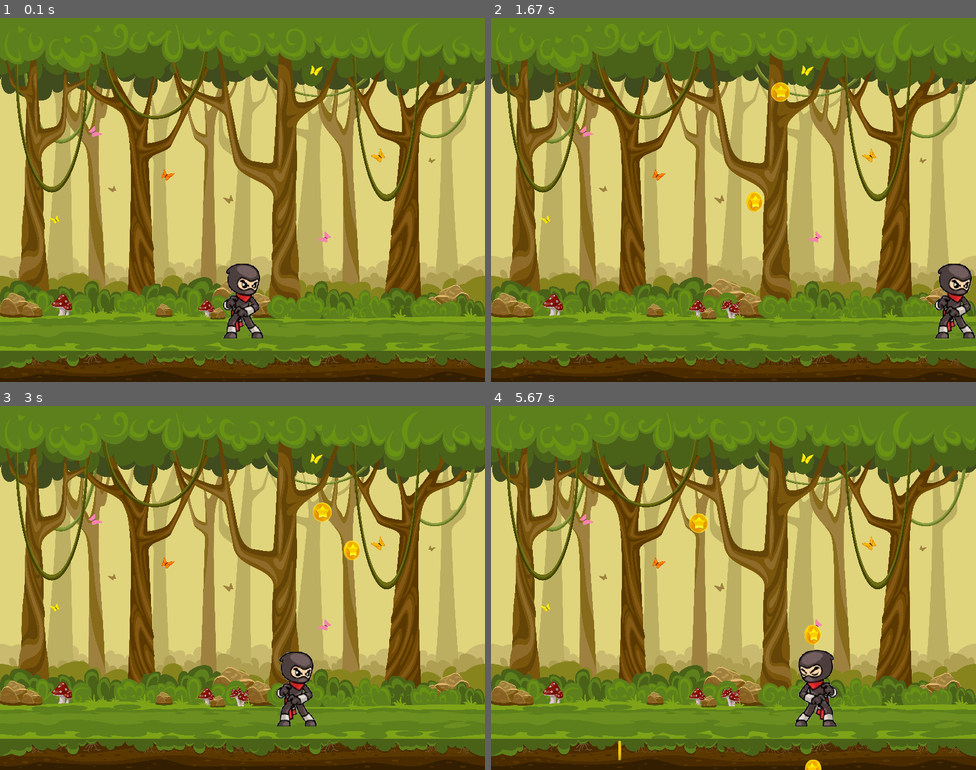
Above: before the commit, frames 1-4 (two rows, left to right).
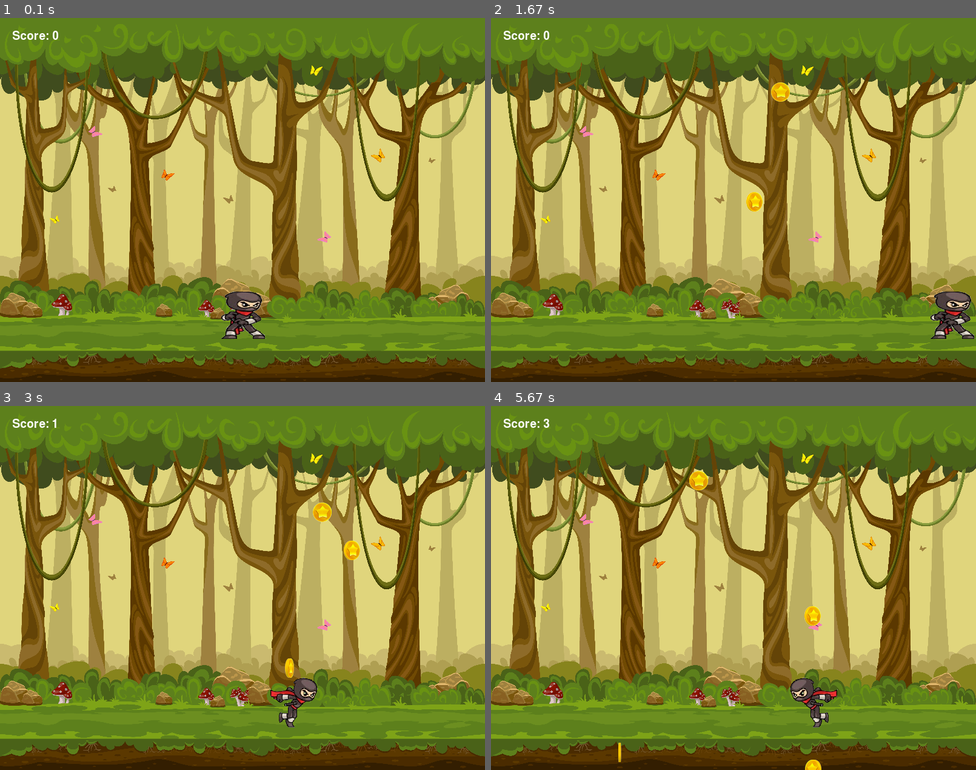
Above: after the commit, the same moments.

Repository: Rishabh-Chhangani/GUVI-Pygame-Game-Dev
Game: pygame game, started from dev.py
Two runs of this game, one before a commit and one after it. Both use one fixed random seed, a clock stepped at 60 frames per second and the inputs below.
Inputs:
- Up to frame 1 (0.1 s): no input
- Up to frame 2 (1.67 s): hold R 0.33-0.8 s; hold Right 0.33-0.8 s; hold Right 0.83-1.3 s; hold Right from 1.33 s (still down)
- Up to frame 3 (3 s): release Right at 1.8 s; hold Left 1.83-2.37 s; hold Left 2.4-2.8 s; hold Right from 2.83 s (still down)
- Up to frame 4 (5.67 s): release Right at 3.47 s; hold Left 3.5-3.97 s; hold Right 4-4.47 s; hold Right 4.5-4.97 s; hold Left 5-5.53 s; hold Left from 5.57 s (still down)

The runs differ from the first frame. In frame 1, 1.3% of the frame differs, in the area x 2-55%, y 3-89%; in frame 2, 1.3%; in frame 3, 1.3%; in frame 4, 2.1%, in the area x 2-72%, y 3-98%.

Commit message:
feat(gameplay): add running/catch animations, score HUD, and game-over logic
extend the player animation flow with running and catch states while keeping idle behavior intact
reuse the existing asset-loading and animation architecture instead of introducing a separate system
add score tracking and render the current score in the HUD
track missed coins and trigger game over after five misses
stop coin updates, collection, and player gameplay flow once the game-over state is reached
fix player placement drift during resize/fullscreen transitions by anchoring to the active window size
preserve the existing movement logic, coin respawn behavior, and project structure

Diff:
--- /dev/null
+++ b/skills-lock.json
@@ -0,0 +1,11 @@
+{
+  "version": 1,
+  "skills": {
+    "pygame-core": {
+      "source": "gamedev-skills/awesome-gamedev-agent-skills",
+      "sourceType": "github",
+      "skillPath": "skills/other-engines/pygame-core/SKILL.md",
+      "computedHash": "7b3df9d2af83bd71c8de477c3ebb0fd67ac6f8860eb00ec88dd13b971254bb0c"
+    }
+  }
+}
--- a/src/config.py
+++ b/src/config.py
@@ -14,7 +14,7 @@
 BG_IMAGE_FILE = "bg1.png"
 
 # Player Settings
-PLAYER_SIZE = (72, 129)  # display widhth and height in pixels
+PLAYER_SIZE = (79, 82)  # display widhth and height in pixels
 PLAYER_SPEED = 6
 PLAYER_BOTTOM_OFFSET = 70  # Pixels from the bottom of the screen
 PLAYER_ANIMATION_DELAY = 100  # milliseconds
@@ -25,9 +25,23 @@
     "idle_anim/idle4.png",
     "idle_anim/idle5.png"
 ]
+PLAYER_RUN_FRAME_NAMES = [
+    f"Runing/Run{i}.png" for i in range(1, 7)
+]
+PLAYER_CATCH_FRAME_NAMES = [
+    f"Catch/Catch{i}.png" for i in range(1, 4)
+]
 
 # Coin Settings
 COIN_SIZE = (32,32) # display width and height in pixels
 COIN_FRAME_NAMES = [f"coin{i}.png" for i in range(1, 8)]
 COIN_ANIMATION_DELAY = 125  # milliseconds for smooth natural rotation
 COIN_COUNT = 4  # Number of concurrent falling coins
+MAX_MISSED_COINS = 5
+
+# HUD Settings
+SCORE_FONT_SIZE = 28
+GAME_OVER_FONT_SIZE = 64
+HUD_COLOR = (255, 255, 255)
+GAME_OVER_COLOR = (255, 70, 70)
+SCORE_POSITION = (20, 20)
--- a/src/entities/coin.py
+++ b/src/entities/coin.py
@@ -25,6 +25,7 @@
         self.rect.center = (x, y)
         self.pos_y = float(self.rect.y)
         self.speed = speed
+        self.missed_this_update = False
 
     def reset(self, screen_width: int = 800) -> None:
         """Resets the coin above the screen at a randomized horizontal position and speed."""
@@ -39,6 +40,7 @@
     def update(self, screen_width: int = 800, screen_height: int = 600) -> None:
         """Updates downward falling kinematics and frame animation."""
         assert self.rect is not None
+        self.missed_this_update = False
         # Kinematics
         self.pos_y += self.speed
         self.rect.y = int(self.pos_y)
@@ -53,3 +55,4 @@
         # Screen loop
         if self.rect.top > screen_height:
             self.reset(screen_width)
+            self.missed_this_update = True
--- a/src/entities/player.py
+++ b/src/entities/player.py
@@ -13,10 +13,15 @@
         size : tuple[int, int] = PLAYER_SIZE,
         speed : int = PLAYER_SPEED,
         bottom_offset : int = PLAYER_BOTTOM_OFFSET,
-        animation_delay : int = PLAYER_ANIMATION_DELAY
+        animation_delay : int = PLAYER_ANIMATION_DELAY,
+        running_frames: list[pygame.Surface] | None = None,
+        catch_frames: list[pygame.Surface] | None = None,
     ):
         super().__init__()
         self.frames = frames
+        self.running_frames = running_frames if running_frames is not None else frames
+        self.catch_frames = catch_frames if catch_frames is not None else []
+        self.current_animation = self.frames
         self.current_frame = 0
         self.animation_delay = animation_delay
         self.last_update = pygame.time.get_ticks()
@@ -24,13 +29,27 @@
         self.speed = speed
         self.bottom_offset = bottom_offset
         self.facing_right = True
+        self.is_moving = False
+        self.is_catching = False
 
         self.image = self.frames[self.current_frame]
         self.rect = pygame.Rect(x, y, size[0], size[1])
 
+    def start_catch(self) -> None:
+        """Starts the one-shot catch animation when frames are available."""
+        if not self.catch_frames:
+            return
+
+        self.is_catching = True
+        self.current_frame = 0
+        self.last_update = pygame.time.get_ticks()
+        current_img = self.catch_frames[self.current_frame]
+        self.image = pygame.transform.flip(current_img, True, False) if not self.facing_right else current_img
+
     def handle_input(self, screen_width : int, screen_height : int):
         """Processes keyboard input for horizontal movement and locks vertical position."""
         assert self.rect is not None
+        start_x = self.rect.x
         keys = pygame.key.get_pressed()
 
         # Horizontal movement only (Arrow keys & A/D)
@@ -48,6 +67,8 @@
         if self.rect.right > screen_width:
             self.rect.right = screen_width
 
+        self.is_moving = self.rect.x != start_x
+
         # Fixed vertical axis (anchored 20px from bottom)
         self.rect.bottom = screen_height - self.bottom_offset
 
@@ -57,11 +78,33 @@
 
         # Update animation frame
         now = pygame.time.get_ticks()
-        if now - self.last_update > self.animation_delay:
-            self.current_frame = (self.current_frame + 1) % len(self.frames)
+        if self.is_catching:
+            if now - self.last_update > self.animation_delay:
+                self.current_frame += 1
+                self.last_update = now
+                if self.current_frame >= len(self.catch_frames):
+                    self.is_catching = False
+                    self.current_frame = 0
+
+            if self.is_catching:
+                current_img = self.catch_frames[self.current_frame]
+                if not self.facing_right:
+                    self.image = pygame.transform.flip(current_img, True, False)
+                else:
+                    self.image = current_img
+                return
+
+        animation = self.running_frames if self.is_moving else self.frames
+        if animation is not self.current_animation:
+            self.current_animation = animation
+            self.current_frame = 0
             self.last_update = now
 
-        current_img = self.frames[self.current_frame]
+        if now - self.last_update > self.animation_delay:
+            self.current_frame = (self.current_frame + 1) % len(self.current_animation)
+            self.last_update = now
+
+        current_img = self.current_animation[self.current_frame]
         if not self.facing_right:
             self.image = pygame.transform.flip(current_img, True, False)
         else:
--- a/src/game.py
+++ b/src/game.py
@@ -15,10 +15,11 @@
         pygame.init()
 
         # Display Setup
-        self.width = config.DEFAULT_WIDTH
-        self.height = config.DEFAULT_HEIGHT
+        self.width: int = config.DEFAULT_WIDTH
+        self.height: int = config.DEFAULT_HEIGHT
         self.is_resizable = True
         self.window : pygame.Surface = pygame.display.set_mode((self.width, self.height), pygame.RESIZABLE)
+        self.width, self.height = self.window.get_size()
         pygame.display.set_caption(config.CAPTION)
 
         # Asset Manager
@@ -35,6 +36,11 @@
         # Timing
         self.clock = pygame.time.Clock()
         self.running = True
+        self.score = 0
+        self.missed_coins = 0
+        self.game_over = False
+        self.score_font = pygame.font.Font(None, config.SCORE_FONT_SIZE)
+        self.game_over_font = pygame.font.Font(None, config.GAME_OVER_FONT_SIZE)
 
         # Initialize Entities
         self._init_entities()
@@ -43,8 +49,18 @@
         """Instantiates all player and world sprite entities."""
         # Player
         player_frames = self.assets.get_animation(config.PLAYER_FRAME_NAMES, size=config.PLAYER_SIZE)
+        player_running_frames = self.assets.get_animation(
+            config.PLAYER_RUN_FRAME_NAMES,
+            size=config.PLAYER_SIZE,
+        )
+        player_catch_frames = self.assets.get_animation(
+            config.PLAYER_CATCH_FRAME_NAMES,
+            size=config.PLAYER_SIZE,
+        )
         self.player: player_module.Player = player_module.Player(
             frames=player_frames,
+            running_frames=player_running_frames,
+            catch_frames=player_catch_frames,
             x=self.width // 2 - config.PLAYER_SIZE[0] // 2,
             y=self.height - config.PLAYER_SIZE[1] - config.PLAYER_BOTTOM_OFFSET,
             size=config.PLAYER_SIZE,
@@ -90,37 +106,66 @@
                 self.running = False
             elif event.type == pygame.VIDEORESIZE:
                 if self.is_resizable:
-                    self.width, self.height = event.w, event.h
-                    self.window = pygame.display.set_mode((self.width, self.height), pygame.RESIZABLE)
-                    self.bg_image = pygame.transform.scale(self.bg_raw, (self.width, self.height))
+                    self.window = pygame.display.set_mode((event.w, event.h), pygame.RESIZABLE)
+                    self._sync_drawable_size()
             elif event.type == pygame.KEYDOWN:
                 if event.key == pygame.K_r:
                     self.is_resizable = not self.is_resizable
                     mode_flag = pygame.RESIZABLE if self.is_resizable else 0
                     self.window = pygame.display.set_mode((self.width, self.height), mode_flag)
-                    self.bg_image = pygame.transform.scale(self.bg_raw, (self.width, self.height))
+                    self._sync_drawable_size()
                 elif event.key == pygame.K_F5:
                     self.reload_game_state()
 
+    def _sync_drawable_size(self) -> None:
+        """Keeps game dimensions aligned with the active display surface."""
+        drawable_size: tuple[int, int] = self.window.get_size()
+        if drawable_size != (self.width, self.height):
+            self.width, self.height = drawable_size
+            self.bg_image = pygame.transform.scale(self.bg_raw, drawable_size)
+
     def update(self):
         """Updates game state, kinematics, and collisions."""
-        # Update animated falling coins
+        self._sync_drawable_size()
+        if self.game_over:
+            return
+
+        # Update coins and count those that pass the bottom of the screen.
         for coin in self.coins_group:
             coin.update(self.width, self.height)
+            if coin.missed_this_update:
+                self.missed_coins += 1
+                if self.missed_coins >= config.MAX_MISSED_COINS:
+                    self.game_over = True
+                    break
+
+        if self.game_over:
+            return
 
         # Update player position and animation
         self.player.update(self.width, self.height)
 
         # Collision detection: When player collects a coin, coin disappears and respawns from top
         collected_coins = pygame.sprite.spritecollide(self.player, self.coins_group, False)
-        for coin in collected_coins:
-            coin.reset(self.width)
+        if collected_coins:
+            self.score += len(collected_coins)
+            self.player.start_catch()
+            for coin in collected_coins:
+                coin.reset(self.width)
 
     def draw(self):
         """Renders all game layers to the active window."""
         self.window.blit(self.bg_image, (0, 0))
         self.all_sprites.draw(self.window)
         self.player.draw(self.window)
+
+        score_surface = self.score_font.render(f"Score: {self.score}", True, config.HUD_COLOR)
+        self.window.blit(score_surface, config.SCORE_POSITION)
+        if self.game_over:
+            game_over_surface = self.game_over_font.render("GAME OVER", True, config.GAME_OVER_COLOR)
+            game_over_rect = game_over_surface.get_rect(center=(self.width // 2, self.height // 2))
+            self.window.blit(game_over_surface, game_over_rect)
+
         pygame.display.update()
 
     def run(self):
Binary file added: assets/OIP.png
Binary file added: assets/OIP.webp
Not shown, added: .agents/skills/pygame-core/SKILL.md
Not shown, added: .agents/skills/pygame-core/references/sprites-and-collision.md
Not shown, added: .github/copilot-instructionns.md
Not shown, added: .github/skills/pygame-development/skills.md
